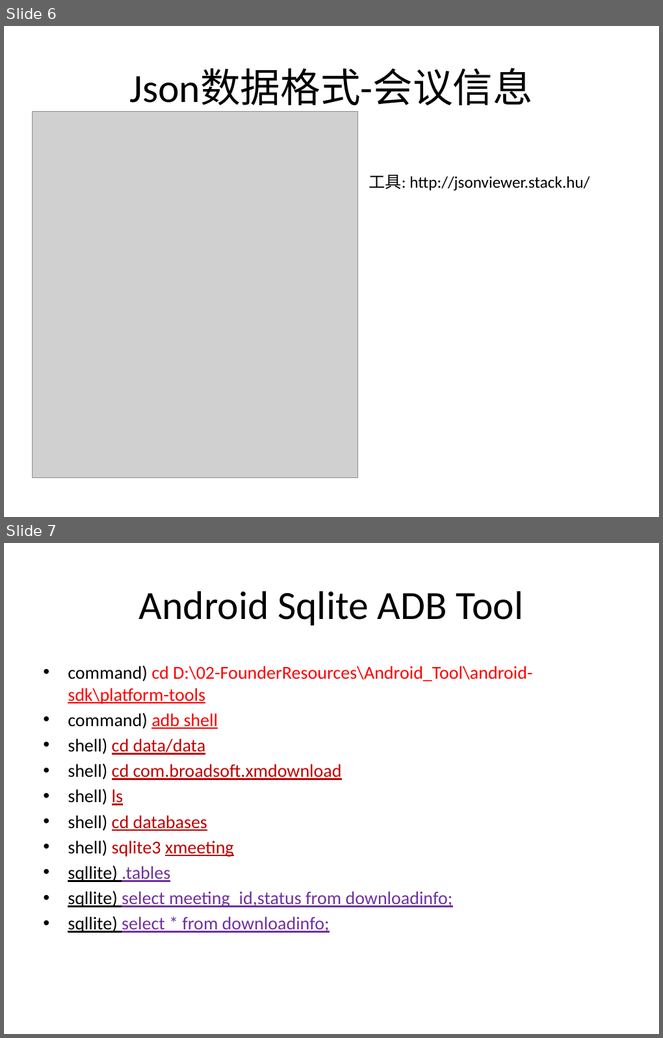
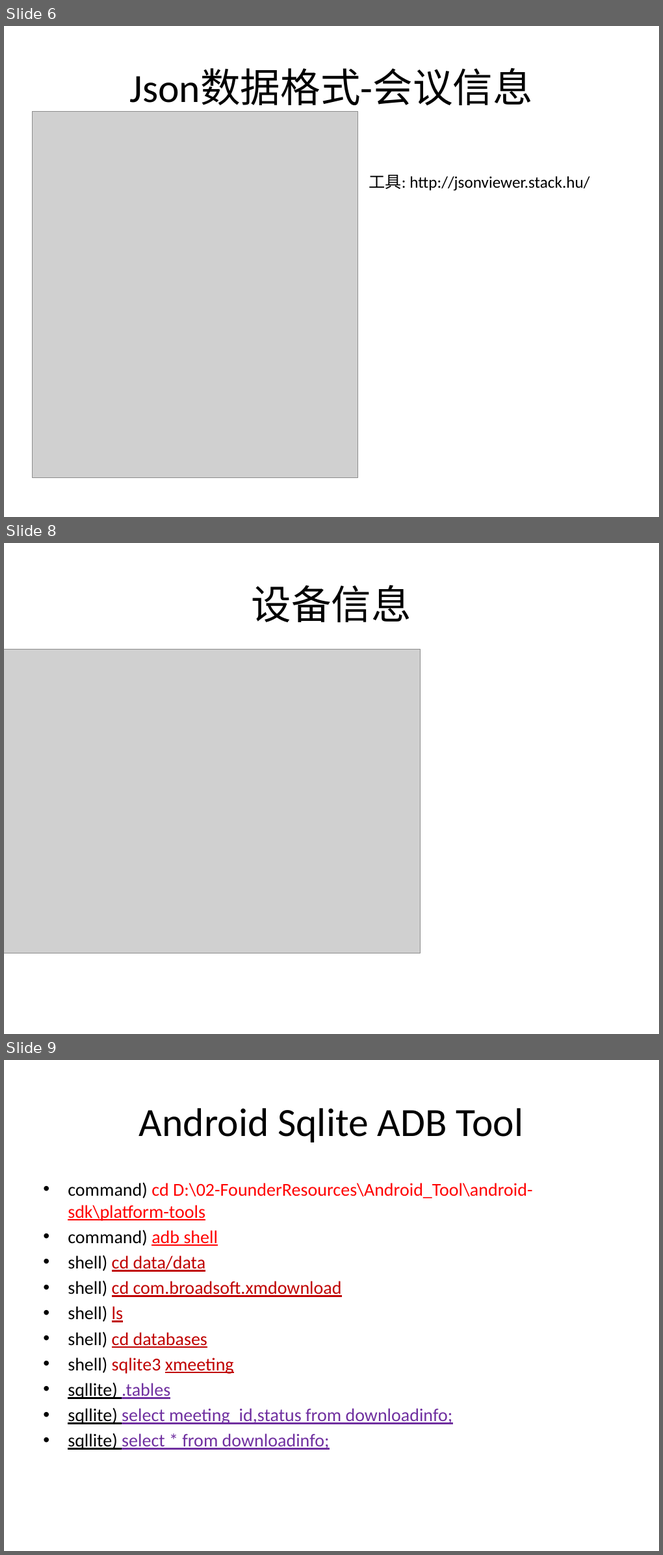
Before and after one commit to ljvblfz/x00001, a slide deck: sourcecode/project/xmeeting/doc/前后台交互服务设计.pptx. Shown one above the other, each under a label of ours: slides 6 and 7 before the commit, slides 6, 8 and 9 after it; the slides between them are not shown. The pictures are 663x1038 and 663x1555 pixels, drawn with LibreOffice and Linux fonts; fonts in the diff are those of the drawing; grey boxes stand for pictures. Boxes give left, top, right and bottom in pixels: in the first picture for what was removed or moved away, otherwise in the second. Text is boxed around its words. In the diff, an @@ line names an element or a change of style, - is before the commit and + after.

```diff
--- a/sourcecode/project/xmeeting/doc/前后台交互服务设计.pptx
+++ b/sourcecode/project/xmeeting/doc/前后台交互服务设计.pptx
@@ slide 8 added at (4,543,659,1034), background #FFFFFF @@
@@ title added at (252,585,412,622), 44 pt, text #000000 @@
+设备信息
@@ picture added at (4,649,420,954) @@
@@ what was slide 7 is now slide 9 @@
```
Also in this commit, not shown: 1 slide changed, 1 other slide added.
